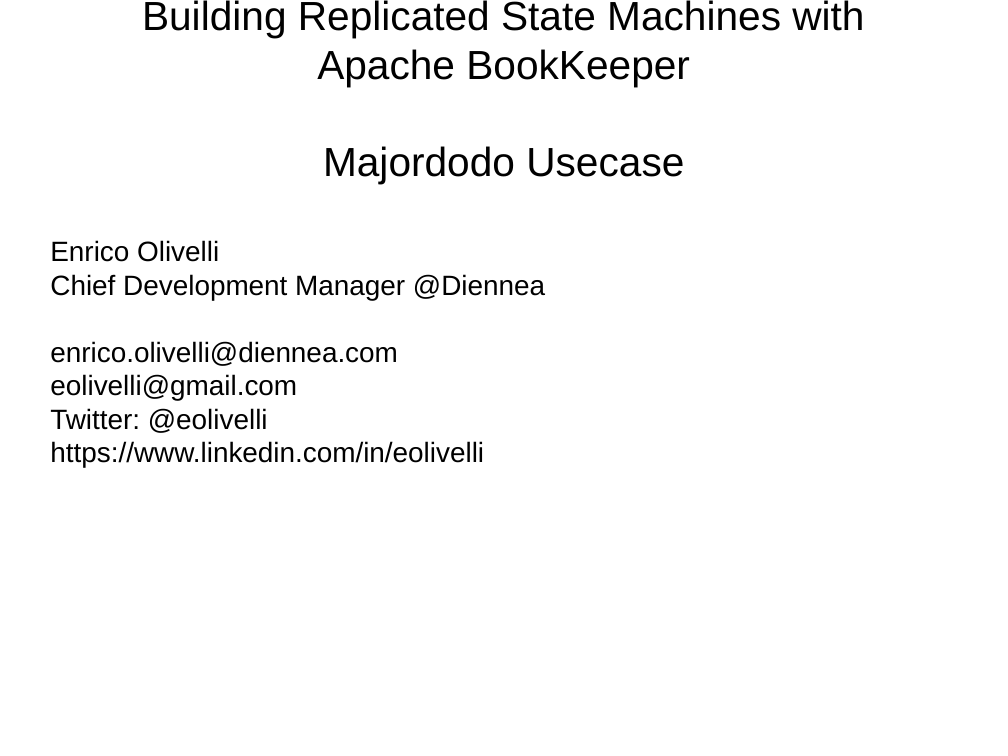
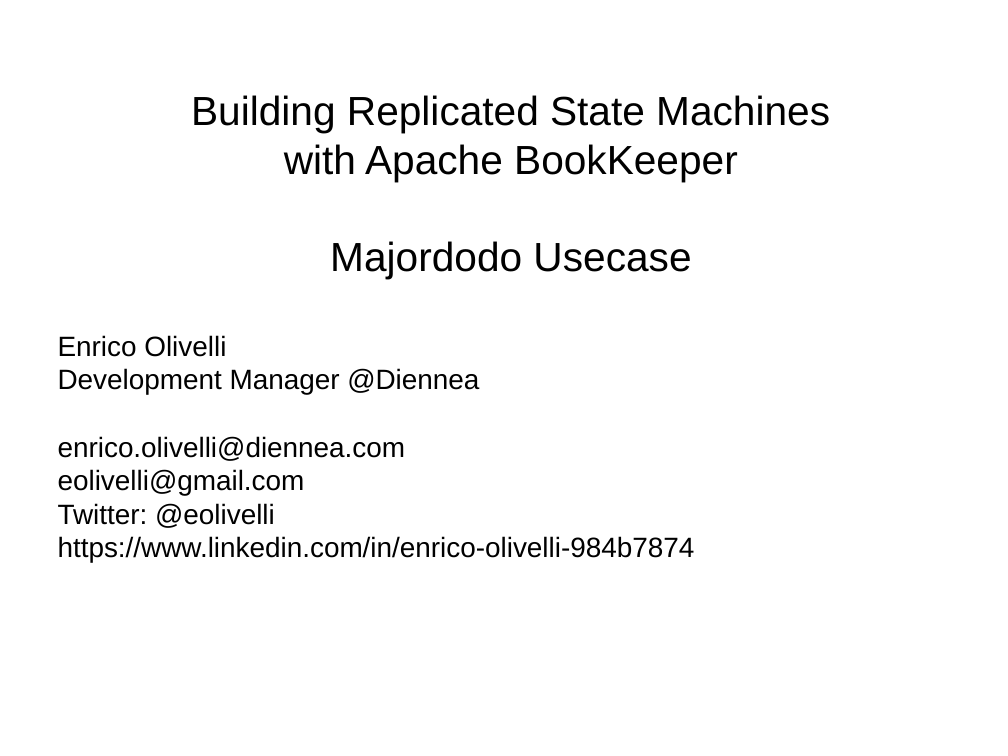
Before and after one commit to diennea/majordodo, a slide deck: slide 1 of docs/apacheconeurope2016.odp. Drawn at 1008x756 pixels with LibreOffice and Linux fonts; fonts in the diff are those of the drawing; background and template pictures are left out. Boxes give left, top, right and bottom in pixels: in the first picture for what was removed or moved away, otherwise in the second. Text is boxed around its words. In the diff, an @@ line names an element or a change of style, - is before the commit and + after.

Commit message:
apachecon2016 docs

```diff
--- a/docs/apacheconeurope2016.odp
+++ b/docs/apacheconeurope2016.odp
@@ subtitle "Building Replicated State Machines": place and size @@
-subtitle "Building Replicated State Machines" at bbox=[50, 0, 864, 468]
+subtitle "Building Replicated State Machines" at bbox=[58, 95, 830, 562]
@@ subtitle at bbox=[191, 95, 830, 181]: spaces changed @@
-Building Replicated State Machines with
-Apache BookKeeper
+Building Replicated State Machines
+with Apache BookKeeper
@@ subtitle at bbox=[58, 368, 479, 395]: text changed @@
-Chief Development Manager @Diennea
+Development Manager @Diennea
@@ subtitle at bbox=[58, 536, 695, 562]: text changed @@
-https://www.linkedin.com/in/eolivelli
+https://www.linkedin.com/in/enrico-olivelli-984b7874
```
Also in this commit, not shown: 6 other slides changed, 6 slides added, 1 other file.
